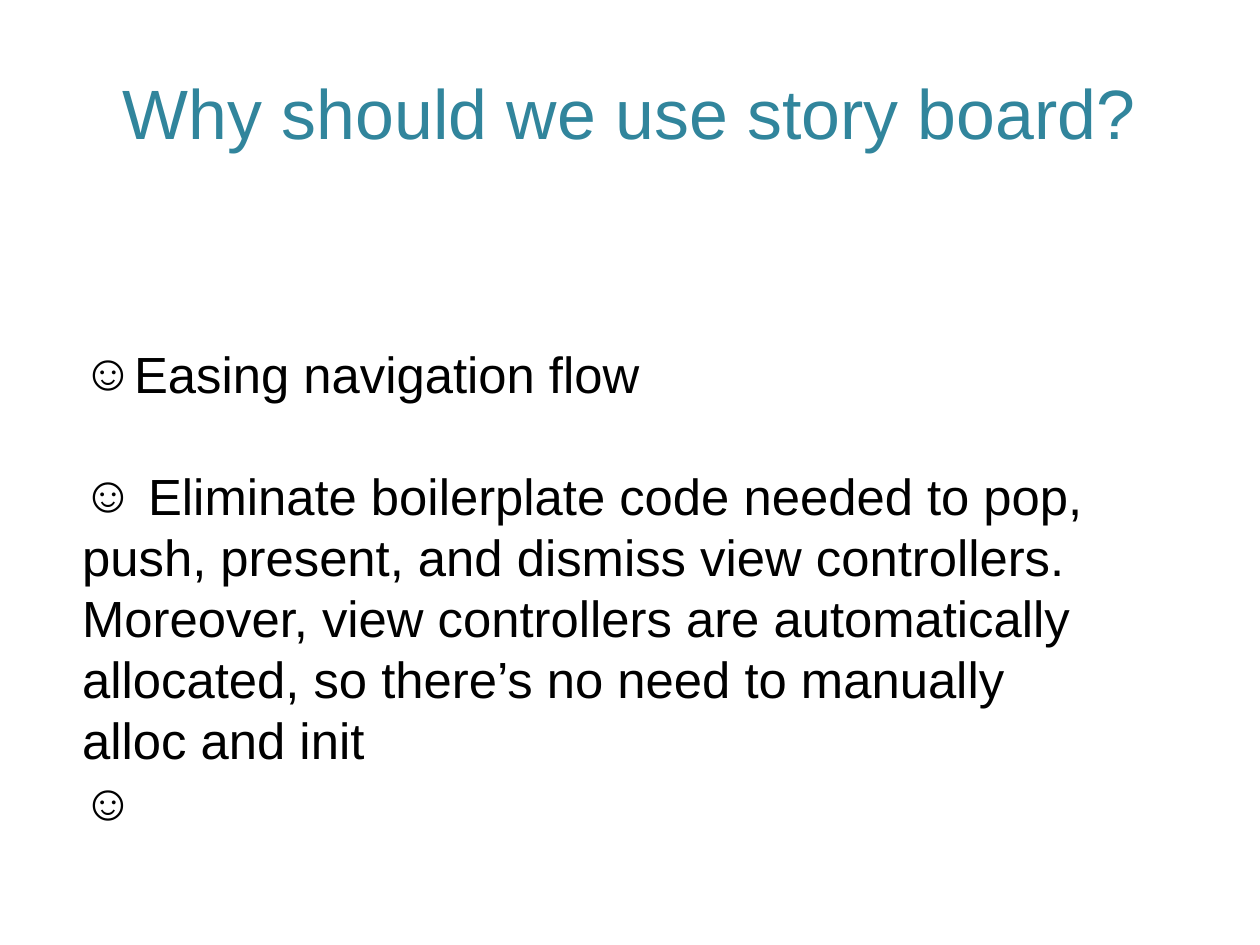
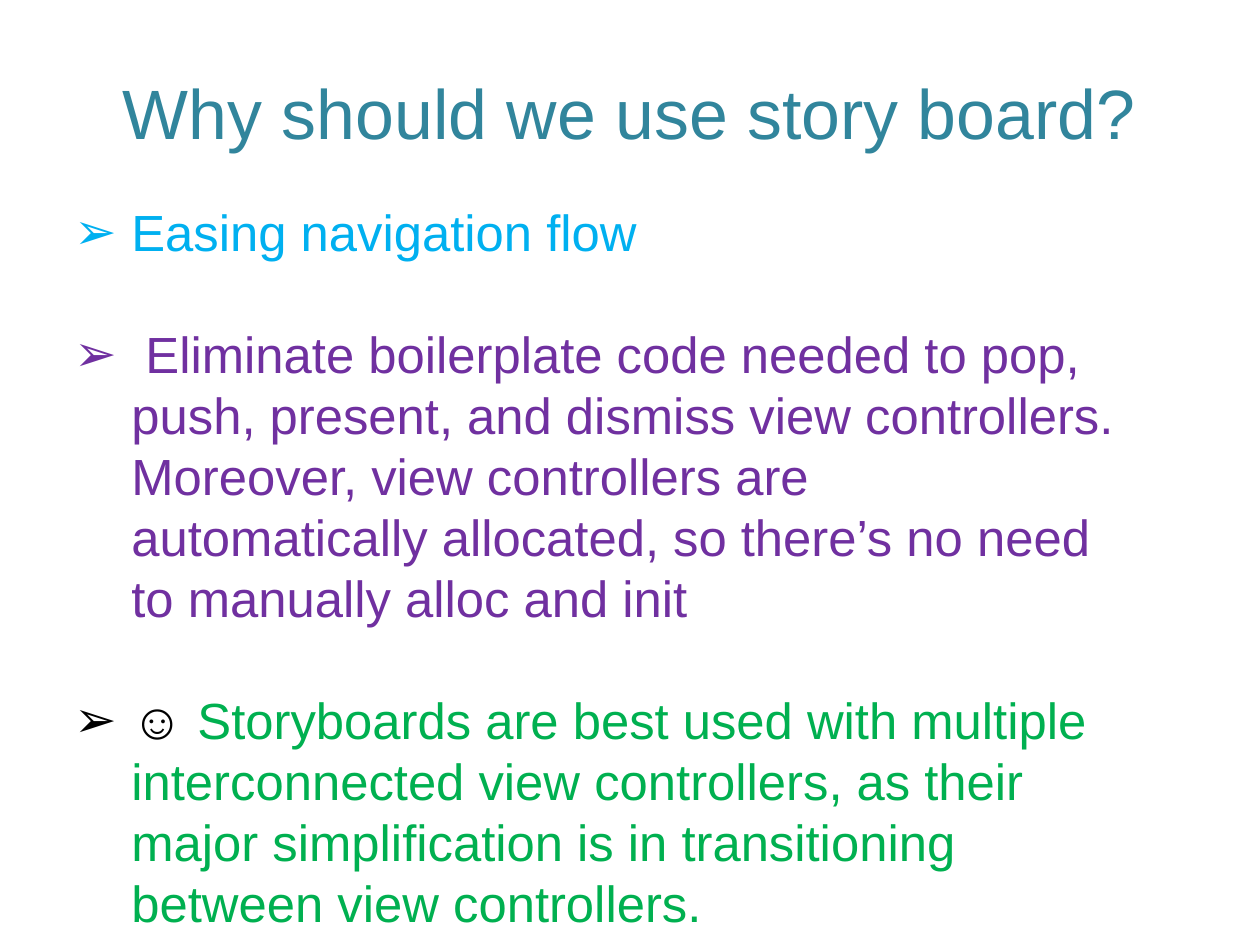
Before and after one commit to aminhngn/Course_Mobile_IOS, a slide deck: slide 44 of course/IOS_Module_02_ui_design.pptx (slide 43 before the commit). Drawn at 1260x945 pixels with LibreOffice and Linux fonts; fonts in the diff are those of the drawing. Boxes give left, top, right and bottom in pixels: in the first picture for what was removed or moved away, otherwise in the second. Text is boxed around its words. In the diff, an @@ line names an element or a change of style, - is before the commit and + after.

```diff
--- a/course/IOS_Module_02_ui_design.pptx
+++ b/course/IOS_Module_02_ui_design.pptx
@@ text "Easing navigation flow": place and size @@
-text "Easing navigation flow" at [82, 356, 1082, 760]
+text "Easing navigation flow" at [131, 214, 1113, 923]
@@ text at [131, 214, 1113, 628]: text colour #000000 to #00B0F0 in "Easing navigation flow"; text colour #000000 to #7030A0 in "Eliminate boilerplate code needed to pop, push, ..."; bullet ☺ to ➢ @@
@@ text at [131, 702, 1086, 923]: text changed; text colour #000000 to #00B050 @@
-☺
+➢ ☺ Storyboards are best used with multiple interconnected view controllers, as their major simplification is in transitioning between view controllers.
```
Also in this commit, not shown: 18 other slides changed, 7 slides added, 6 slides removed.
